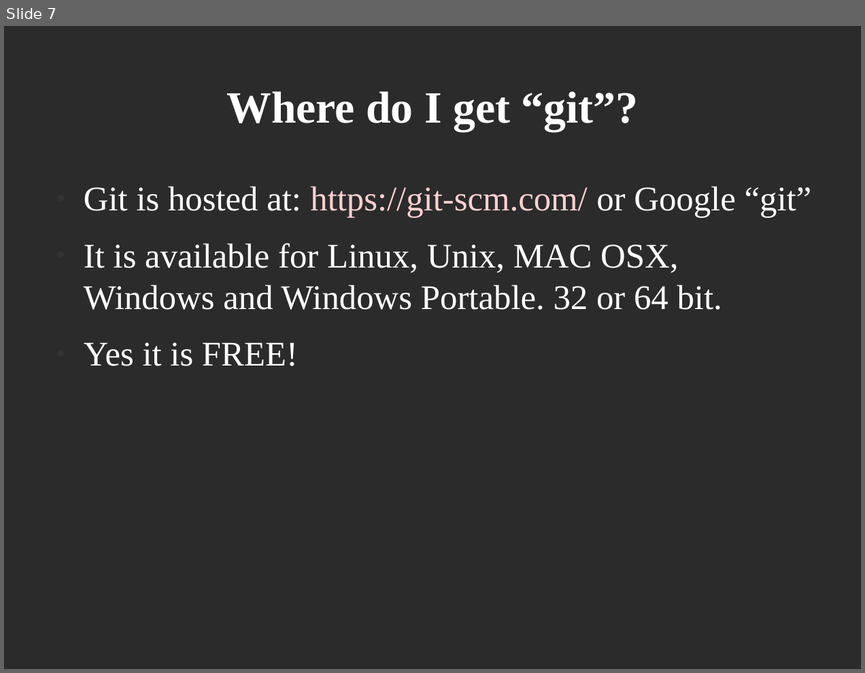
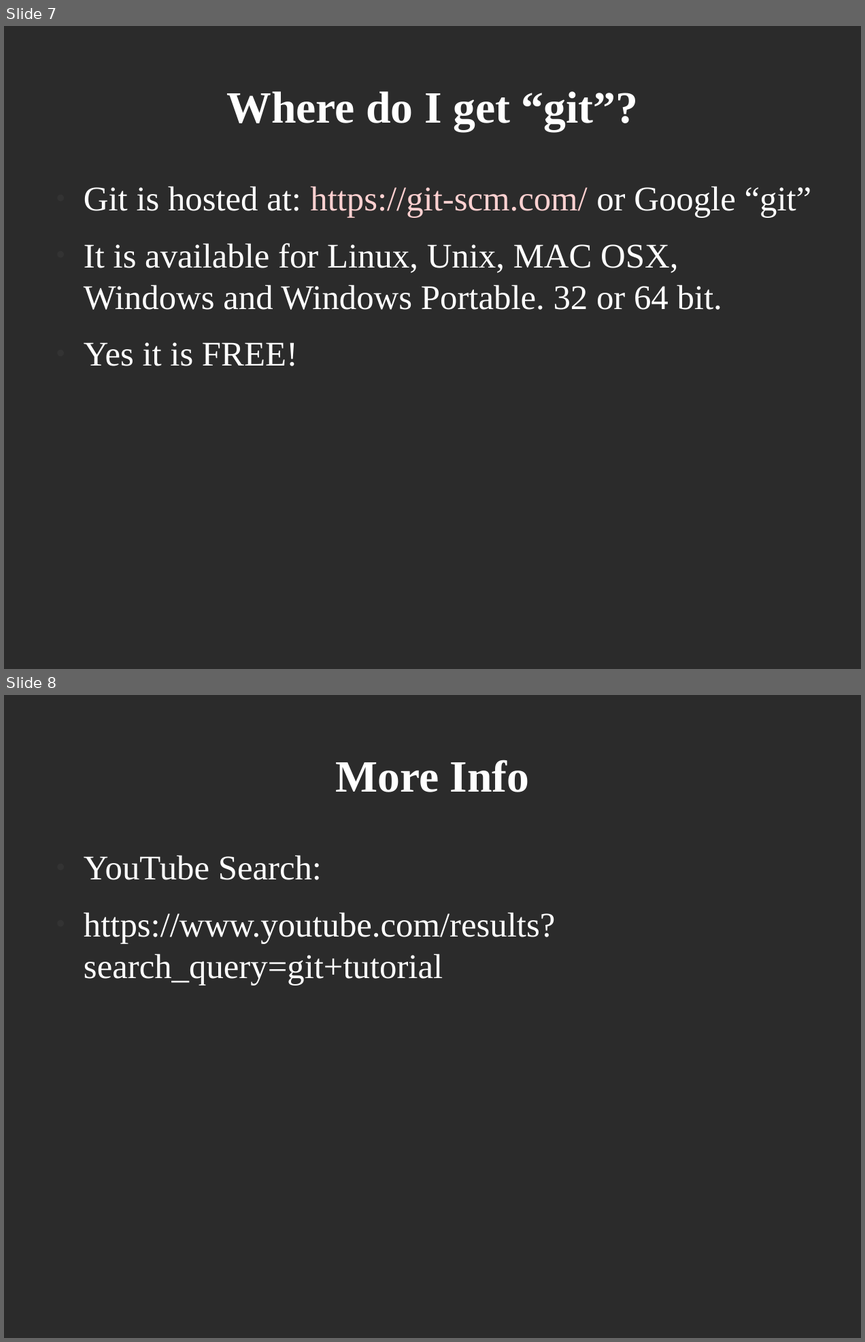
Before and after one commit to PeterCamilleri/ideas, a slide deck: Talks/DPCUC_Talk_20_03_12.odp. Shown one above the other, each under a label of ours: slide 7 before the commit, slides 7 and 8 after it. The pictures are 865x673 and 865x1342 pixels, drawn with LibreOffice and Linux fonts; fonts in the diff are those of the drawing; background and template pictures are left out; a plain dark background stands for a picture behind light text. Boxes give left, top, right and bottom in pixels: in the first picture for what was removed or moved away, otherwise in the second. Text is boxed around its words. In the diff, an @@ line names an element or a change of style, - is before the commit and + after.

```diff
--- a/Talks/DPCUC_Talk_20_03_12.odp
+++ b/Talks/DPCUC_Talk_20_03_12.odp
@@ slide 8 added at [4, 695, 861, 1338], background picture (left out) @@
@@ title added at [335, 760, 530, 792], 41.4 pt, text #FFFFFF, bold @@
+More Info
@@ text added at [84, 855, 555, 985], 32 pt, text #FFFFFF @@
+● YouTube Search:
+● https://www.youtube.com/results?search_query=git+tutorial
```
Also in this commit, not shown: 1 slide changed, 3 other slides added, 1 other file.
